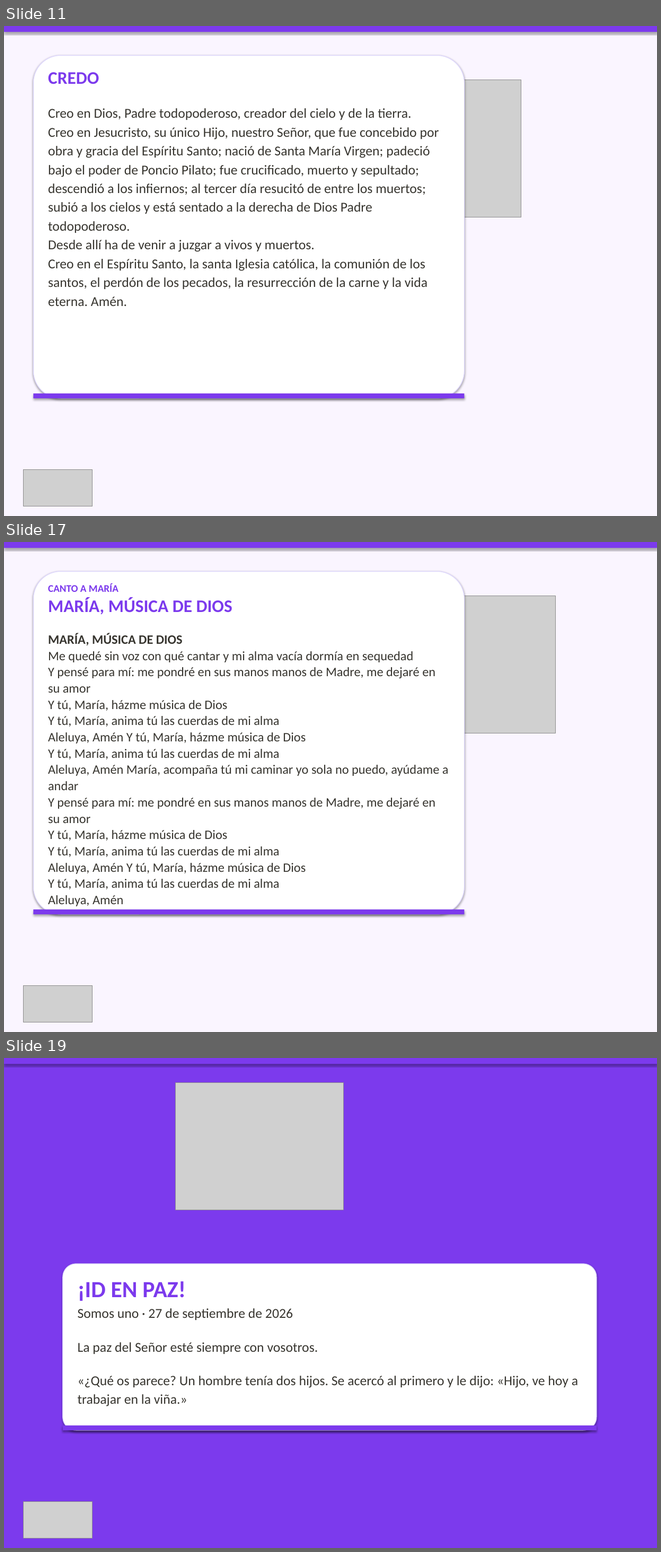
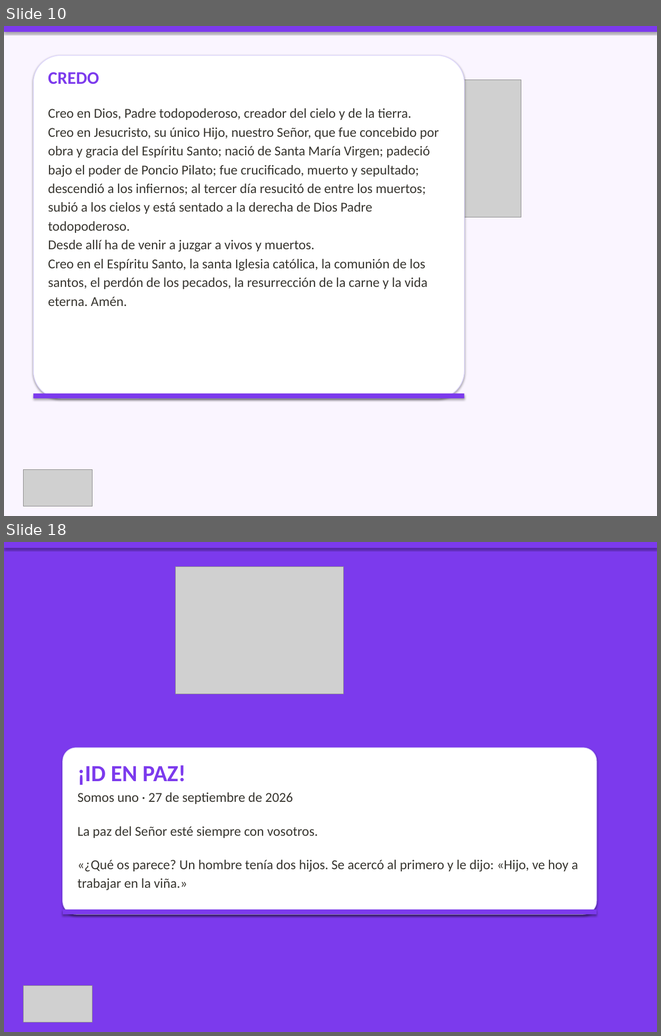
Before and after one commit to CC5M5/CCE-M5, a slide deck: presentaciones/2026-09-27_celebracion.pptx. Shown one above the other, each under a label of ours: slides 11, 17 and 19 before the commit, slides 10 and 18 after it; the slides between them are not shown. The pictures are 661x1552 and 661x1036 pixels, drawn with LibreOffice and Linux fonts; fonts in the diff are those of the drawing; grey boxes stand for pictures. Boxes give left, top, right and bottom in pixels: in the first picture for what was removed or moved away, otherwise in the second. Text is boxed around its words. In the diff, an @@ line names an element or a change of style, - is before the commit and + after.

Commit message:
fix(presentacion): asignación manual correcta para 2026-09-27
- Aplica la selección de canciones indicada por el usuario para el XXVI Domingo T.O.
- Entrada, Gloria, Aleluya, Ofertorio, Santo, Paz, Comunión, Canto a María,
  Despedida con canciones concretas.
- Perdón, Salmo y Padre Nuestro se dejan como textos litúrgicos.
- Regenera PPTX fieles, hoja de músicos (PDF) y bundle web.

```diff
--- a/presentaciones/2026-09-27_celebracion.pptx
+++ b/presentaciones/2026-09-27_celebracion.pptx
@@ slide 17 removed at [4, 542, 657, 1032], background #FAF5FF @@
@@ rectangle removed at [4, 542, 657, 548] @@
@@ rounded rectangle removed at [33, 571, 465, 914] @@
@@ text removed at [48, 584, 449, 906] @@
-CANTO A MARÍA
-MARÍA, MÚSICA DE DIOS
-MARÍA, MÚSICA DE DIOS
-Me quedé sin voz con qué cantar y mi alma vacía dormía en sequedad
-Y pensé para mí: me pondré en sus manos manos de Madre, me dejaré en su amor
-Y tú, María, házme música de Dios
-Y tú, María, anima tú las cuerdas de mi alma
-Aleluya, Amén Y tú, María, házme música de Dios
-Y tú, María, anima tú las cuerdas de mi alma
-Aleluya, Amén María, acompaña tú mi caminar yo sola no puedo, ayúdame a andar
-Y pensé para mí: me pondré en sus manos manos de Madre, me dejaré en su amor
-Y tú, María, házme música de Dios
-Y tú, María, anima tú las cuerdas de mi alma
-Aleluya, Amén Y tú, María, házme música de Dios
-Y tú, María, anima tú las cuerdas de mi alma
-Aleluya, Amén
@@ picture removed at [362, 596, 556, 733] @@
@@ rectangle removed at [33, 909, 465, 914] @@
@@ picture removed at [24, 985, 92, 1022] @@
@@ what was slide 11 is now slide 10 @@
@@ what was slide 19 is now slide 18 @@
```
Also in this commit, not shown: 3 slides changed, 9 slides added, 9 other slides removed, 7 other files.
